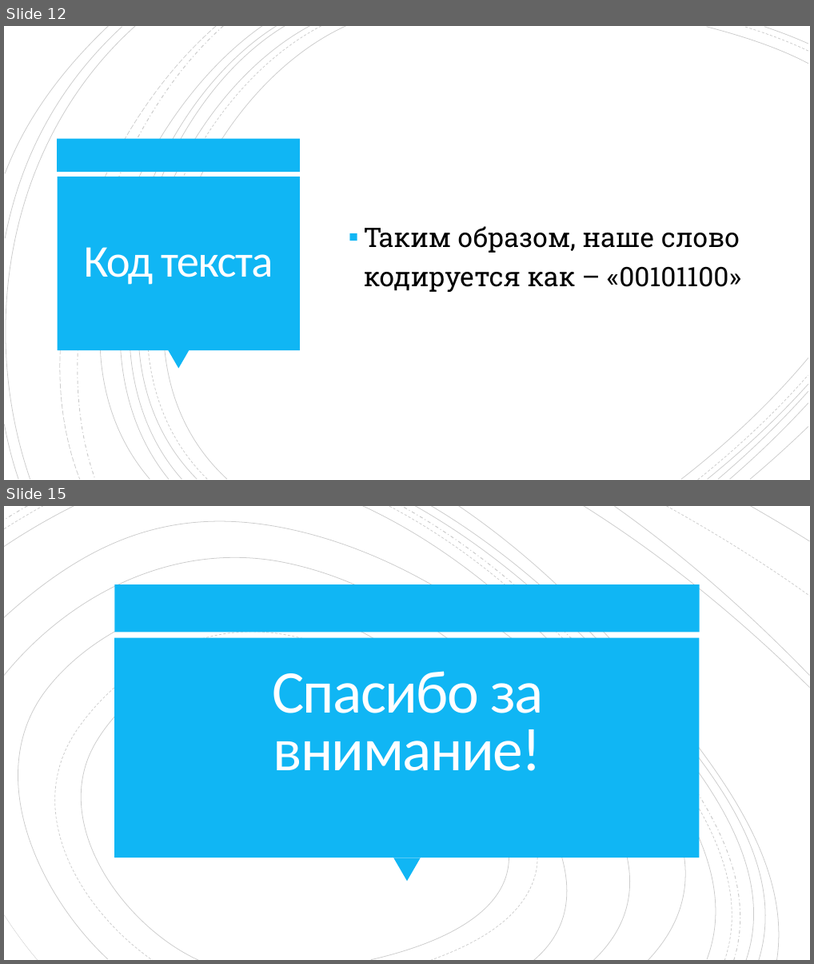
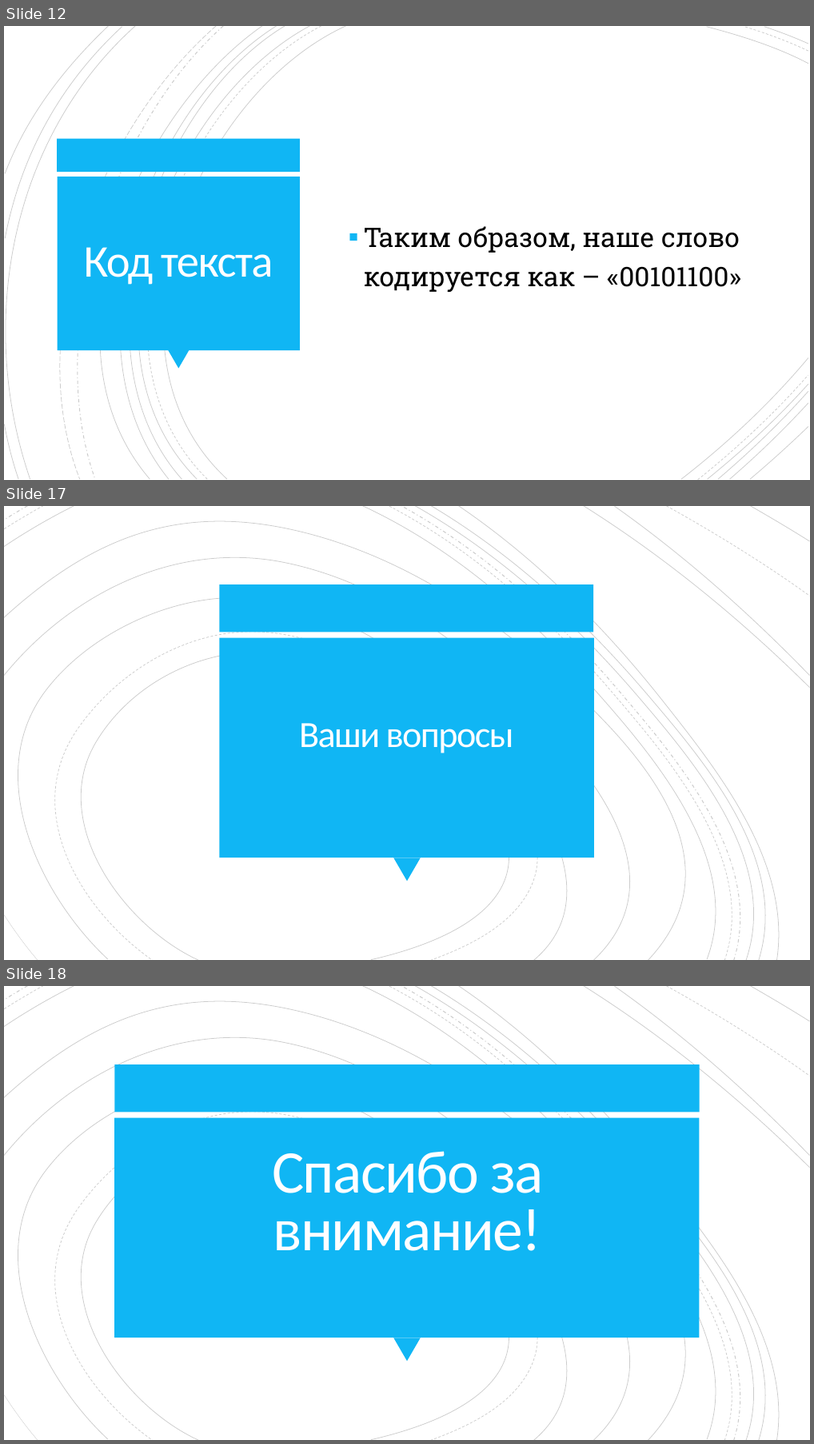
Before and after one commit to ssyp-ru/ssyp19-ws16, a slide deck: Создание архиватора по алгоритму Хаффмана.pptx. Shown one above the other, each under a label of ours: slides 12 and 15 before the commit, slides 12, 17 and 18 after it; the slides between them are not shown. The pictures are 814x964 and 814x1444 pixels, drawn with LibreOffice and Linux fonts; fonts in the diff are those of the drawing. Boxes give left, top, right and bottom in pixels: in the first picture for what was removed or moved away, otherwise in the second. Text is boxed around its words. In the diff, an @@ line names an element or a change of style, - is before the commit and + after.

```diff
--- a/Создание архиватора по алгоритму Хаффмана.pptx
+++ b/Создание архиватора по алгоритму Хаффмана.pptx
@@ slide 17 added at (x1=4, y1=506, x2=810, y2=960), background #FFFFFF; not listed: 20 template elements that a slide beside it also shows @@
@@ rectangle added at (x1=219, y1=584, x2=594, y2=632), fill #10B6F4 @@
@@ rectangle added at (x1=219, y1=638, x2=594, y2=857), fill #10B6F4 @@
@@ title added at (x1=299, y1=723, x2=514, y2=753), 44 pt, text #FFFEFF @@
+Ваши вопросы
@@ what was slide 15 is now slide 18 @@
```
Also in this commit, not shown: 4 slides changed, 3 other slides added, 1 slide removed, 5 other files.
